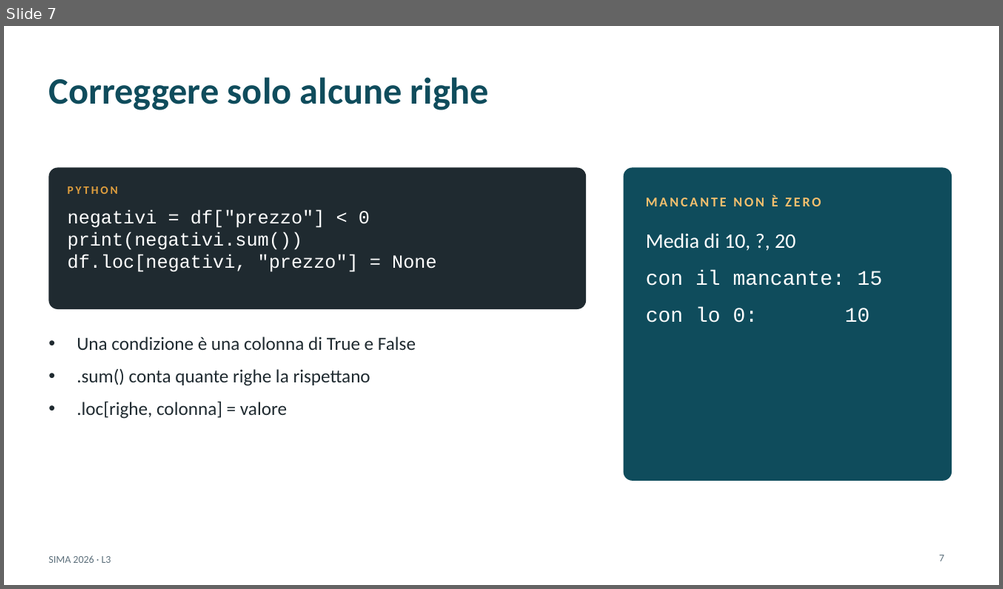
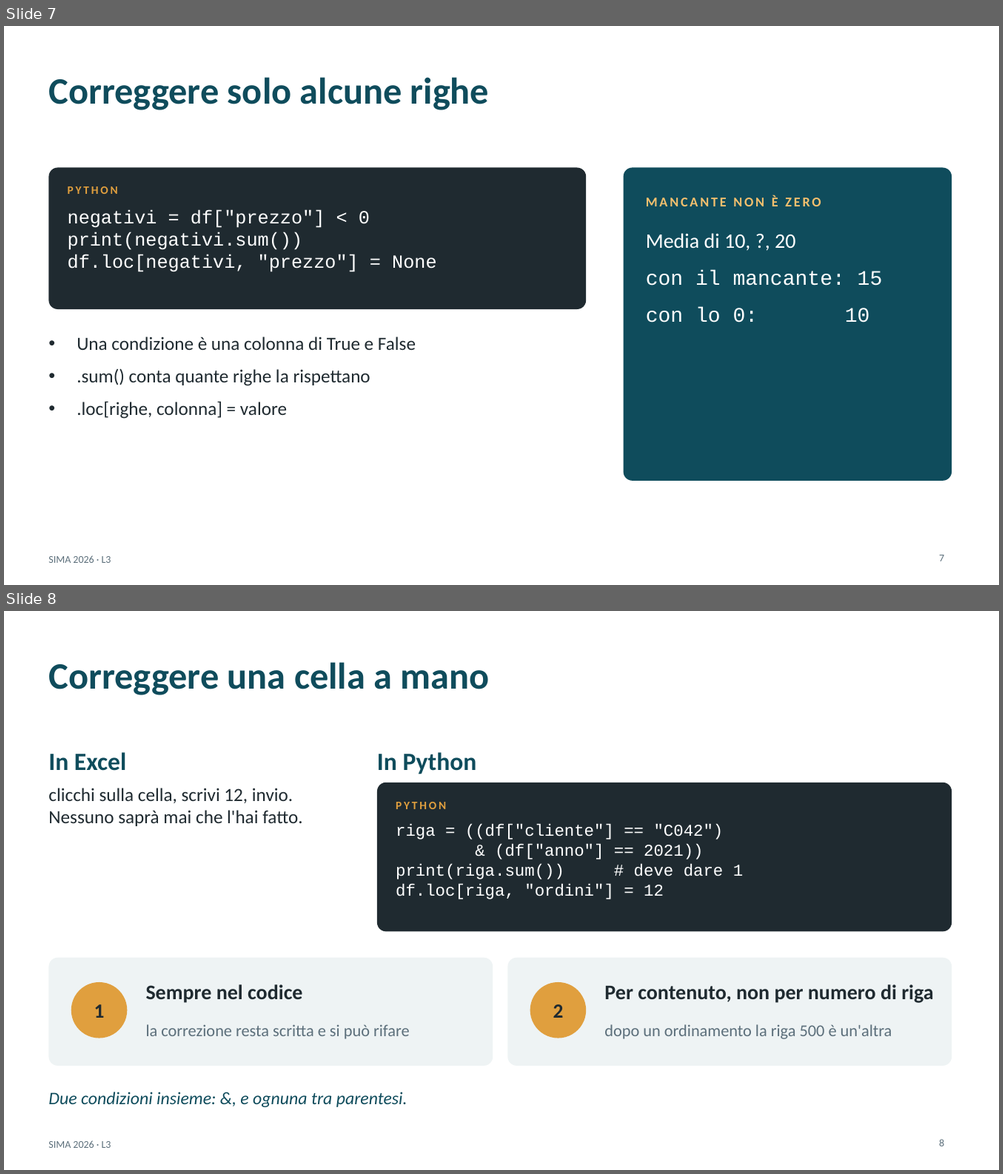
Before and after one commit to andrealorenzon/SIMA2026, a slide deck: L03_pulizia/slide_complete.pptx. Shown one above the other, each under a label of ours: slide 7 before the commit, slides 7 and 8 after it. The pictures are 1003x589 and 1003x1174 pixels, drawn with LibreOffice and Linux fonts; fonts in the diff are those of the drawing. Boxes give left, top, right and bottom in pixels: in the first picture for what was removed or moved away, otherwise in the second. Text is boxed around its words. In the diff, an @@ line names an element or a change of style, - is before the commit and + after.

```diff
--- a/L03_pulizia/slide_complete.pptx
+++ b/L03_pulizia/slide_complete.pptx
@@ slide 8 added at (x1=4, y1=611, x2=999, y2=1170), background #FFFFFF; not listed: 1 template element that a slide beside it also shows @@
@@ title added at (x1=48, y1=662, x2=489, y2=695), 36 pt, text #0F4C5C, bold @@
+Correggere una cella a mano
@@ text added at (x1=48, y1=752, x2=126, y2=771), 24 pt, text #0F4C5C, bold @@
+In Excel
@@ text added at (x1=377, y1=752, x2=477, y2=775), 24 pt, text #0F4C5C, bold @@
+In Python
@@ text added at (x1=48, y1=788, x2=302, y2=826), 18 pt, text #1F2A30 @@
+clicchi sulla cella, scrivi 12, invio. Nessuno saprà mai che l'hai fatto.
@@ rounded rectangle added at (x1=377, y1=783, x2=951, y2=932), fill #1F2A30 @@
@@ text added at (x1=395, y1=802, x2=446, y2=809), 11 pt, text #E09F3E, bold @@
+PYTHON
@@ text added at (x1=395, y1=824, x2=743, y2=900), 16 pt, text #FFFFFF @@
+riga = ((df["cliente"] == "C042")
+& (df["anno"] == 2021))
+print(riga.sum()) # deve dare 1
+df.loc[riga, "ordini"] = 12
@@ rounded rectangle added at (x1=48, y1=958, x2=492, y2=1066), fill #EEF3F4 @@
@@ rounded rectangle added at (x1=508, y1=958, x2=951, y2=1066), fill #EEF3F4 @@
@@ ellipse added at (x1=71, y1=982, x2=127, y2=1039), fill #E09F3E @@
@@ text added at (x1=146, y1=985, x2=302, y2=1003), 20 pt, text #1F2A30, bold @@
+Sempre nel codice
@@ ellipse added at (x1=530, y1=982, x2=586, y2=1039), fill #E09F3E @@
@@ text added at (x1=604, y1=985, x2=933, y2=1003), 20 pt, text #1F2A30, bold @@
+Per contenuto, non per numero di riga
@@ text added at (x1=94, y1=1005, x2=105, y2=1018), 19.5 pt, text #1F2A30, bold @@
+1
@@ text added at (x1=553, y1=1005, x2=563, y2=1018), 19.5 pt, text #1F2A30, bold @@
+2
@@ text added at (x1=146, y1=1025, x2=410, y2=1039), 16 pt, text #5C6F7B @@
+la correzione resta scritta e si può rifare
@@ text added at (x1=604, y1=1025, x2=892, y2=1039), 16 pt, text #5C6F7B @@
+dopo un ordinamento la riga 500 è un'altra
@@ text added at (x1=48, y1=1092, x2=407, y2=1108), 17 pt, text #0F4C5C, italic @@
+Due condizioni insieme: &, e ognuna tra parentesi.
@@ page number added at (x1=939, y1=1139, x2=944, y2=1147), 10 pt, text #5C6F7B @@
+8
```
Also in this commit, not shown: 1 slide changed, 3 other files.
